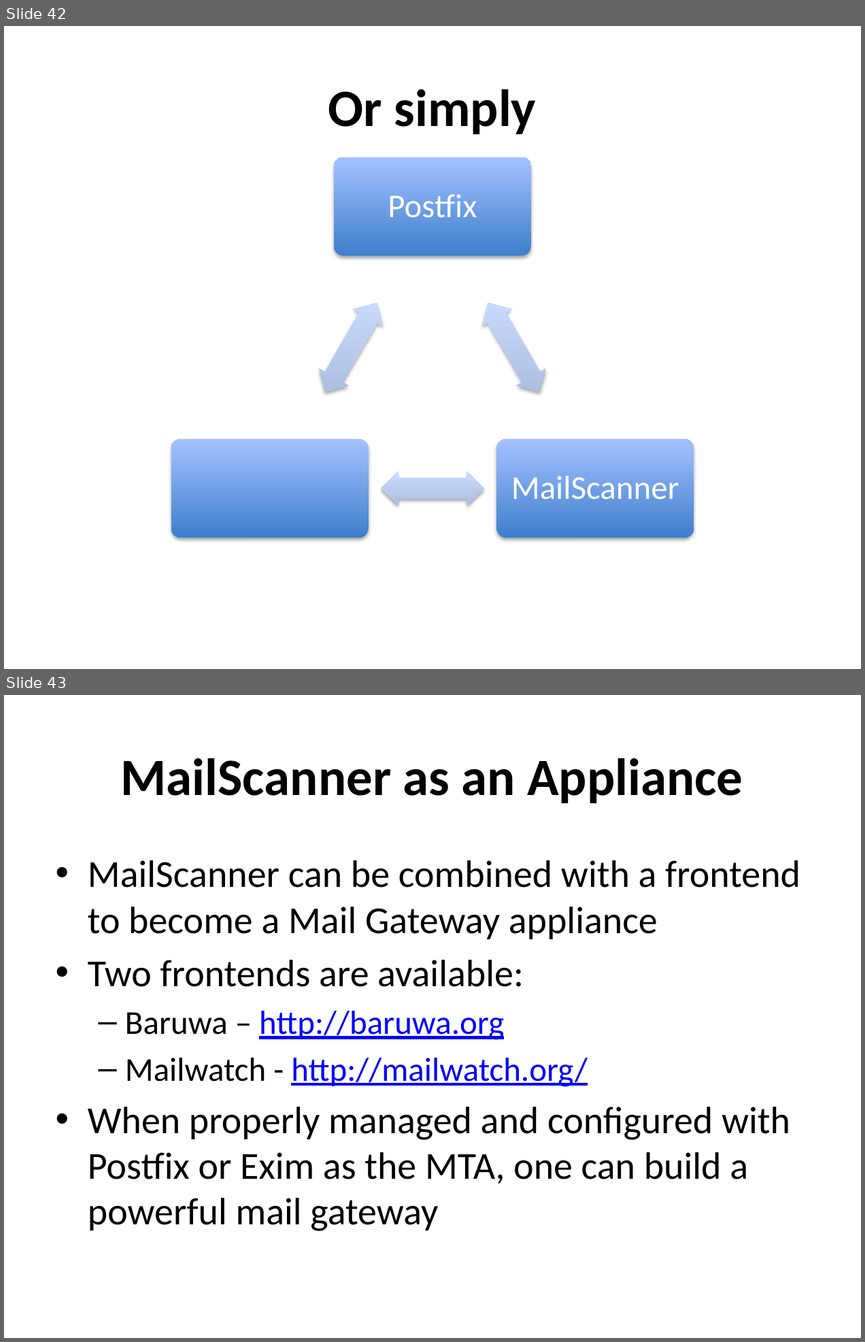
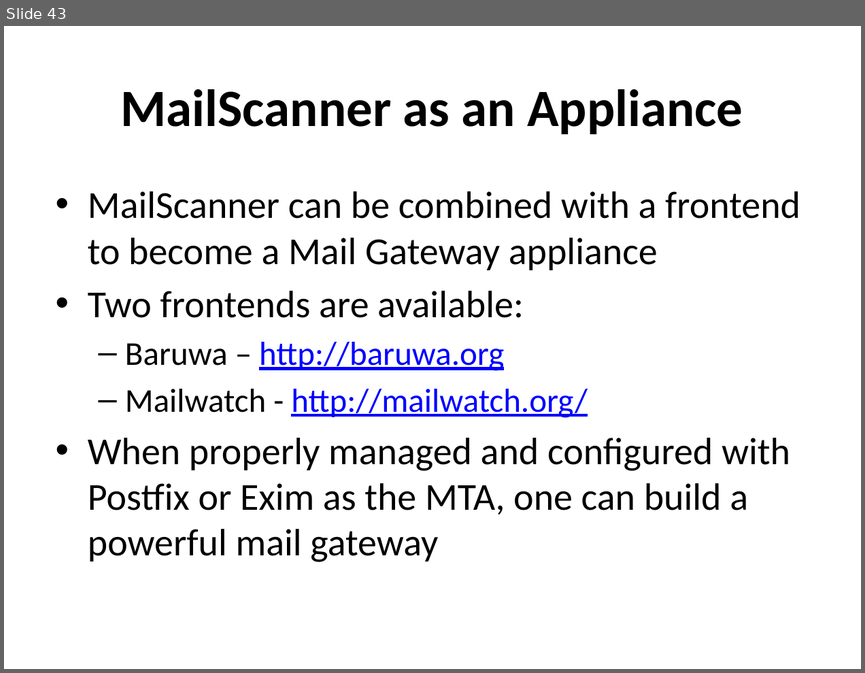
Before and after one commit to afnog/sse, a slide deck: postfix/postfix-mailgateway-debian.ppt. Shown one above the other, each under a label of ours: slides 42 and 43 before the commit, slide 43 after it. The pictures are 865x1342 and 865x673 pixels, drawn with LibreOffice and Linux fonts; fonts in the diff are those of the drawing. Boxes give left, top, right and bottom in pixels: in the first picture for what was removed or moved away, otherwise in the second. Text is boxed around its words. In the diff, an @@ line names an element or a change of style, - is before the commit and + after.

Commit message:
/ ‘postfix/postfix-mailgateway-debian.ppt’

```diff
--- a/postfix/postfix-mailgateway-debian.ppt
+++ b/postfix/postfix-mailgateway-debian.ppt
@@ slide 42 removed at (4,26,861,669), background #FFFFFF @@
@@ title removed at (328,89,536,134) @@
-Or simply
@@ group removed at (171,157,694,537): 3 rounded rectangles, 3 left right arrows, 2 texts @@
-Postfix
-MailScanner
```
Also in this commit, not shown: 1 slide added.
